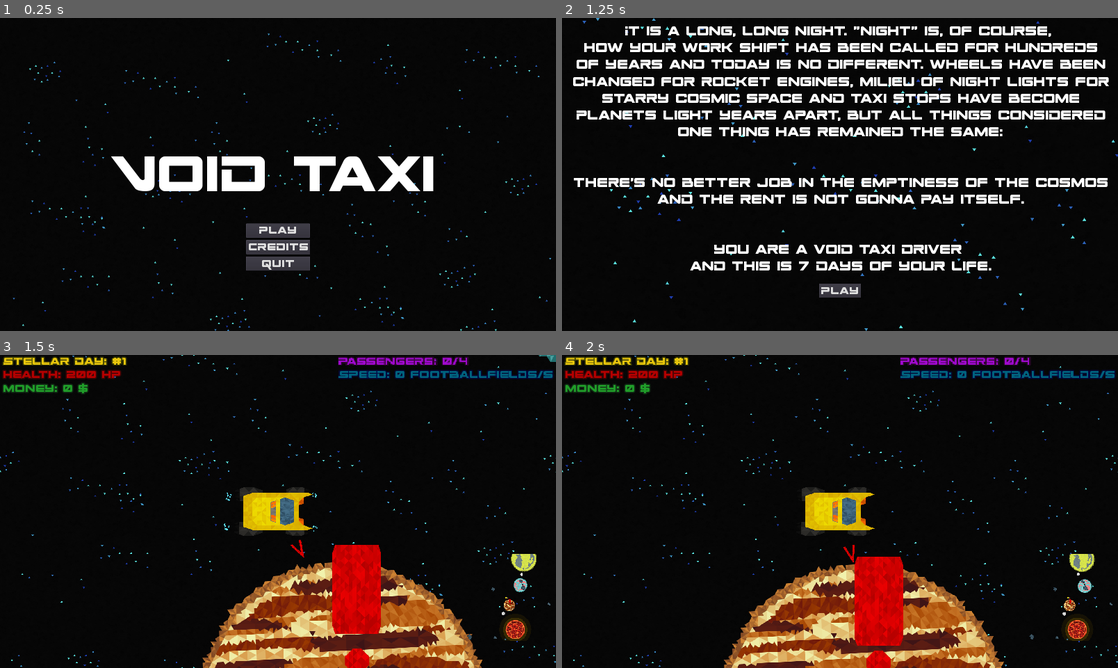
Above: before the commit, frames 1-4 (two rows, left to right).
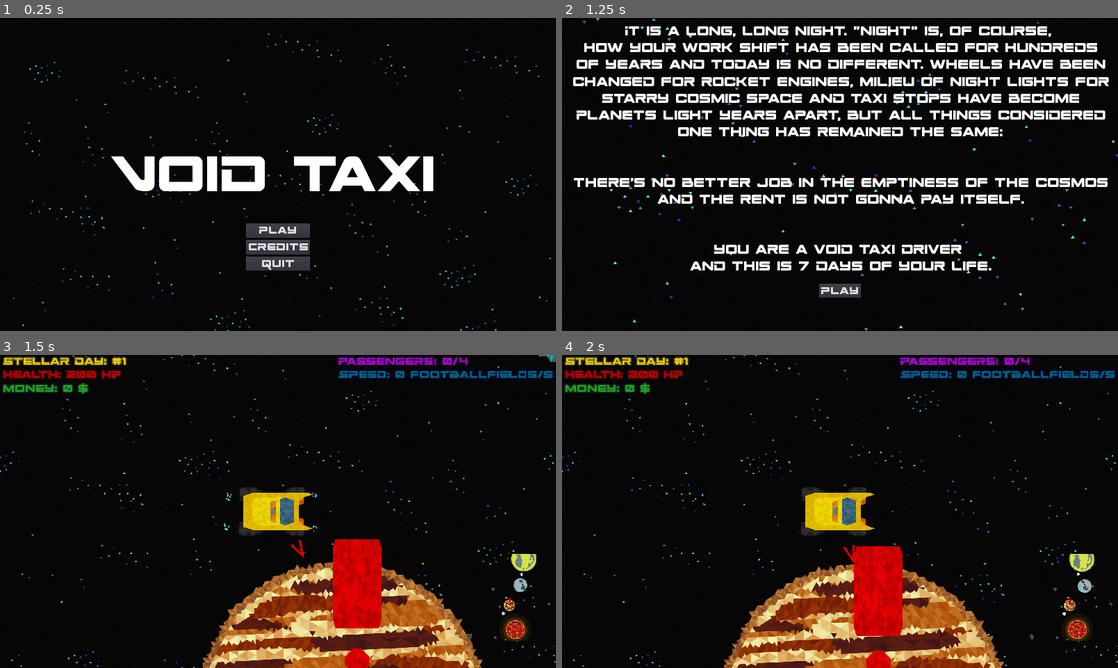
Above: after the commit, the same moments.

Repository: game-jam-team-gut/void-taxi
Game: Godot game, scene res://MainMenu.tscn
Two runs of this game, one before a commit and one after it. Both use one fixed random seed, a clock stepped at 60 frames per second and the inputs below.
Inputs:
- Up to frame 1 (0.25 s): no input
- Up to frame 2 (1.25 s): click "Play" at 0.5 s
- Up to frame 3 (1.5 s): click "Play" at 1.25 s
- Up to frame 4 (2 s): no input

Frames 1-2 are identical in both runs. In frame 3, 0.9% of the frame differs, in the area x 59-92%, y 58-90%; in frame 4, 1.2%, in the area x 52-92%, y 61-93%.

Commit message:
Add engine sound

Diff:
--- a/Void/PassengerPickupPoint.tscn
+++ b/Void/PassengerPickupPoint.tscn
@@ -28,7 +28,7 @@
 position = Vector2( 17.2243, 87.1241 )
 scale = Vector2( 0.7, 0.7 )
 frames = SubResource( 1 )
-frame = 2
+frame = 3
 playing = true
 offset = Vector2( 3.07477, -257.824 )
 
--- a/Void/Taxi.tscn
+++ b/Void/Taxi.tscn
@@ -13,6 +13,7 @@
 [ext_resource path="res://Void/Taxi/arrow red.png" type="Texture" id=11]
 [ext_resource path="res://Void/Taxi/ArrowPointingToDestination.gd" type="Script" id=12]
 [ext_resource path="res://Void/Taxi/ArrowToPickupPointsManager.gd" type="Script" id=13]
+[ext_resource path="res://Void/engine.ogg" type="AudioStream" id=14]
 
 [sub_resource type="RectangleShape2D" id=1]
 extents = Vector2( 122.047, 67.9431 )
@@ -347,6 +348,9 @@
 scale = Vector2( 0.2, 0.2 )
 texture = ExtResource( 11 )
 script = ExtResource( 12 )
+
+[node name="AudioStreamPlayer" type="AudioStreamPlayer" parent="."]
+stream = ExtResource( 14 )
 [connection signal="timeout" from="ArrowToPickupPointsManager/ArrowCleanTimer" to="ArrowToPickupPointsManager" method="_on_ArrowCleanTimer_timeout"]
 [connection signal="timeout" from="DayCycleSystem/Timer" to="CanvasLayer/HBoxContainer/VBoxContainer/HBoxContainer3/Rent" method="_on_Timer_timeout"]
 [connection signal="timeout" from="DayCycleSystem/Timer" to="CanvasLayer/HBoxContainer3" method="_on_Timer_timeout"]
--- a/Void/Taxi/Taxi.gd
+++ b/Void/Taxi/Taxi.gd
@@ -105,6 +105,13 @@
 
 	velocity = Vector2(speed, 0).rotated(rotation)
 
+	#set_engine_sound
+	if engine_front_left || engine_front_right || engine_back_left || engine_back_right:
+		if !$AudioStreamPlayer.playing:
+			$AudioStreamPlayer.play()
+	else:
+		$AudioStreamPlayer.stop()
+
 	#set engine particles
 	engine_particles_front_left.set_emitting(engine_front_left)
 	engine_particles_front_right.set_emitting(engine_front_right)
Not shown: 1 places in Void/Taxi.tscn that only renumber resources
Not shown, added: Void/engine.ogg.import
Not shown, added: Void/engine.ogg
